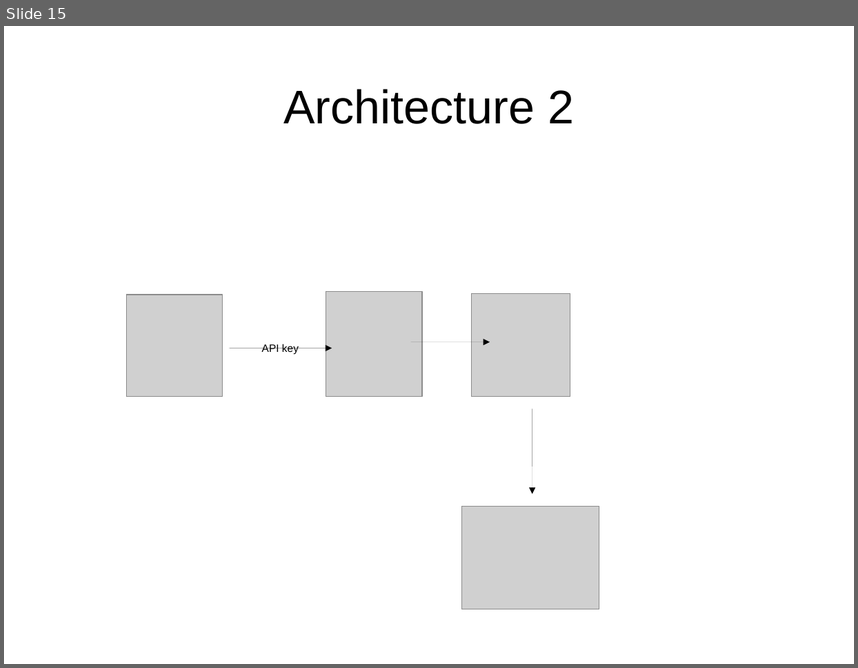
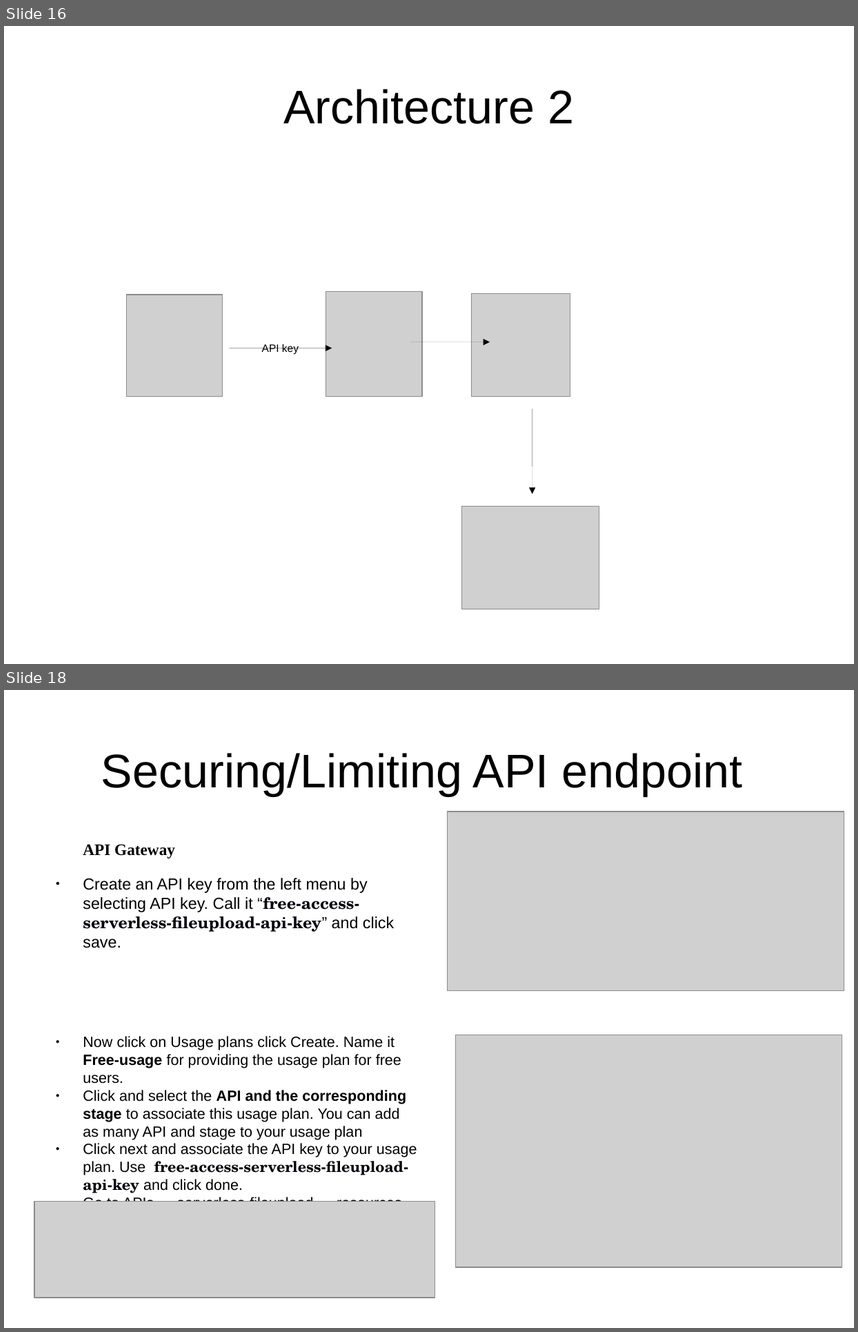
Before and after one commit to daghanacay/serverless-fileupload, a slide deck: documents/presentation.odp. Shown one above the other, each under a label of ours: slide 15 before the commit, slides 16 and 18 after it; the slides between them are not shown. The pictures are 858x668 and 858x1332 pixels, drawn with LibreOffice and Linux fonts; fonts in the diff are those of the drawing; grey boxes stand for pictures. Boxes give left, top, right and bottom in pixels: in the first picture for what was removed or moved away, otherwise in the second. Text is boxed around its words. In the diff, an @@ line names an element or a change of style, - is before the commit and + after.

```diff
--- a/documents/presentation.odp
+++ b/documents/presentation.odp
@@ slide 18 added at (4, 690, 854, 1328), background #FFFFFF @@
@@ title added at (101, 753, 742, 796), 44 pt, text #000000 @@
+Securing/Limiting API endpoint
@@ picture added at (448, 811, 845, 990) @@
@@ text added at (83, 844, 394, 948), 15 pt, text #000000 @@
+API Gateway
+● Create an API key from the left menu by selecting API key. Call it “free-access-serverless-fileupload-api-key” and click save.
@@ text added at (83, 1036, 417, 1201), 13.9 pt, text #000000 @@
+● Now click on Usage plans click Create. Name it Free-usage for providing the usage plan for free users.
+● Click and select the API and the corresponding stage to associate this usage plan. You can add as many API and stage to your usage plan
+● Click next and associate the API key to your usage plan. Use free-access-serverless-fileupload-api-key and click done.
+● Go to APIs → serverless-fileupload → resources → POST→ Method Request and select API key Required
+● WARNING: You need to redeploy the API
@@ picture added at (456, 1035, 842, 1267) @@
@@ picture added at (34, 1201, 435, 1297) @@
@@ what was slide 15 is now slide 16 @@
```
Also in this commit, not shown: 4 slides changed, 5 other slides added, 1 other file.
